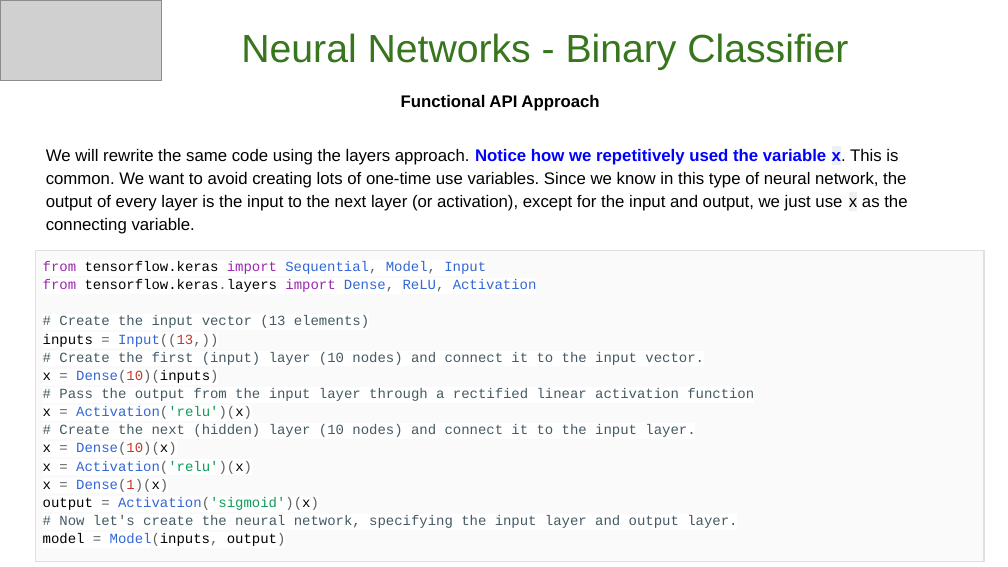
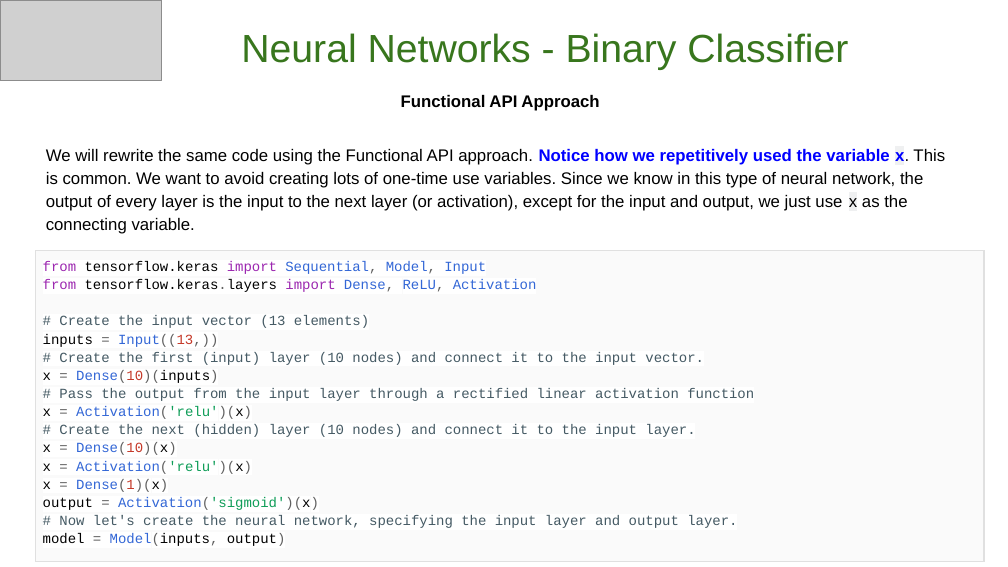
Before and after one commit to GoogleCloudPlatform/keras-idiomatic-programmer, a slide deck: slide 34 of workshops/Neural_Networks/The Idiomatic Programmer - Learning Keras - Workshop - Neural Networks.pptx. Drawn at 1008x567 pixels with LibreOffice and Linux fonts; fonts in the diff are those of the drawing; grey boxes stand for pictures. Boxes give left, top, right and bottom in pixels: in the first picture for what was removed or moved away, otherwise in the second. Text is boxed around its words. In the diff, an @@ line names an element or a change of style, - is before the commit and + after.

Commit message:
start convolutional neural network study pack

```diff
--- a/workshops/Neural_Networks/The Idiomatic Programmer - Learning Keras - Workshop - Neural Networks.pptx
+++ b/workshops/Neural_Networks/The Idiomatic Programmer - Learning Keras - Workshop - Neural Networks.pptx
@@ text at <box>46,149,945,234</box>: text changed @@
-We will rewrite the same code using the layers approach. Notice how we repetitively used the variable x. This is common. We want to avoid creating lots of one-time use variables. Since we know in this type of neural network, the output of every layer is the input to the next layer (or activation), except for the input and output, we just use x as the connecting variable.
+We will rewrite the same code using the Functional API approach. Notice how we repetitively used the variable x. This is common. We want to avoid creating lots of one-time use variables. Since we know in this type of neural network, the output of every layer is the input to the next layer (or activation), except for the input and output, we just use x as the connecting variable.
```
Also in this commit, not shown: 22 other slides changed, 2 other files.
